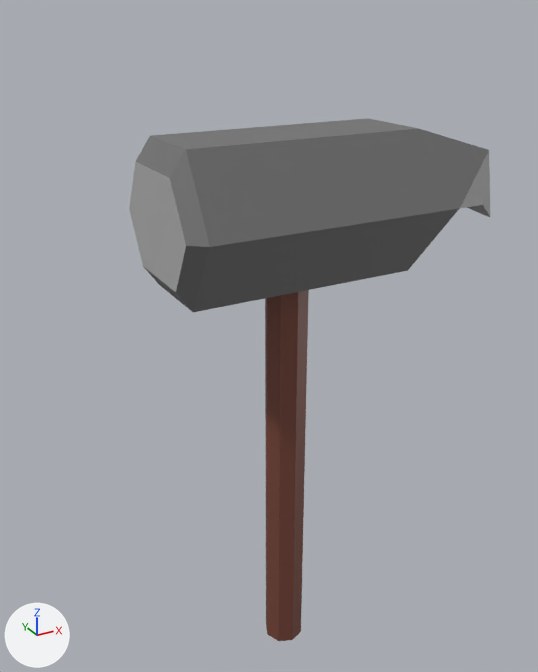
The Blender file SourceArt/Weapons/Weapons.blend, before and after one commit.
One viewpoint serves both versions: a camera (50 mm lens) standing at (-4.35, -7.46, 8.63) and looking at (-0.03, 0.39, 4.7). The axes (+X, +Y, +Z) are drawn at lower left. The lights are the same throughout.

Names of what the first picture shows: 'Hammer'.
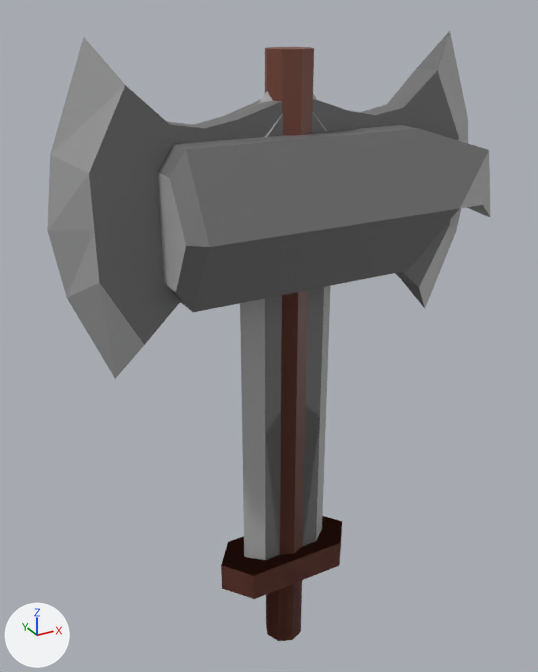
Pixel boxes (x1, y1, x2, y2) of what changed, in the pictures (538 x 672 px):
'Axe', shown: after (47, 31, 468, 641)
'Sword', shown: after (229, 91, 338, 574)
'Dagger', shown (brown): after (221, 405, 342, 641)

What changed in the scene script:
```text
Change ob_sword:
    remove ob_sword.hide_set(True)
Change ob_axe:
    remove ob_axe.hide_set(True)
Change ob_dagger:
    remove ob_dagger.hide_set(True)
```
